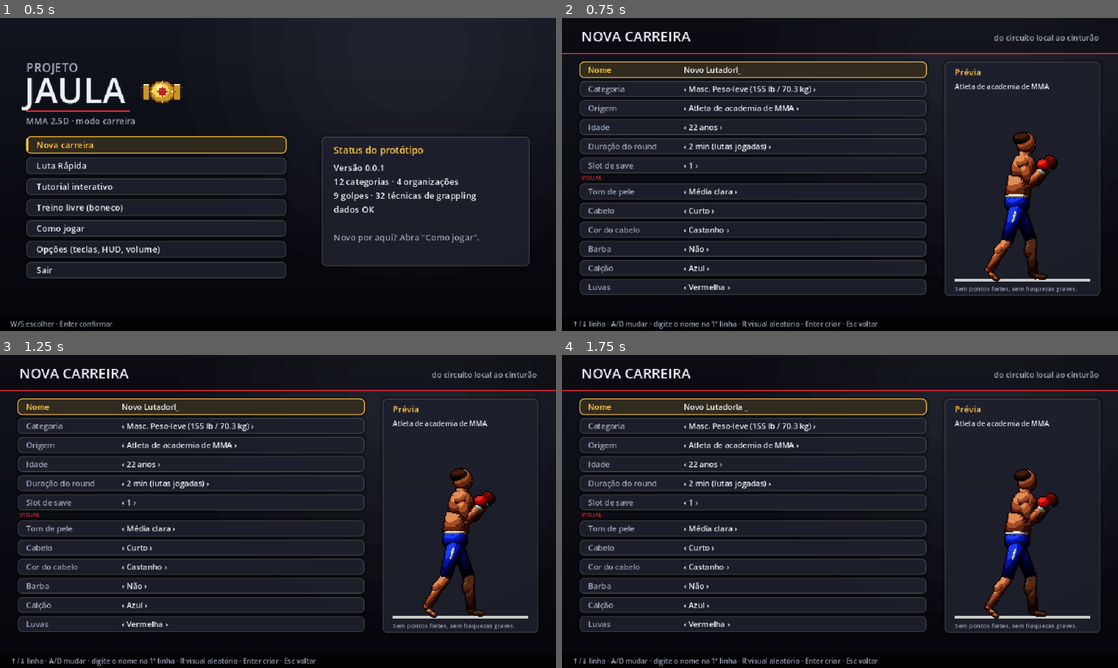
Above: before the commit, frames 1-4 (two rows, left to right).
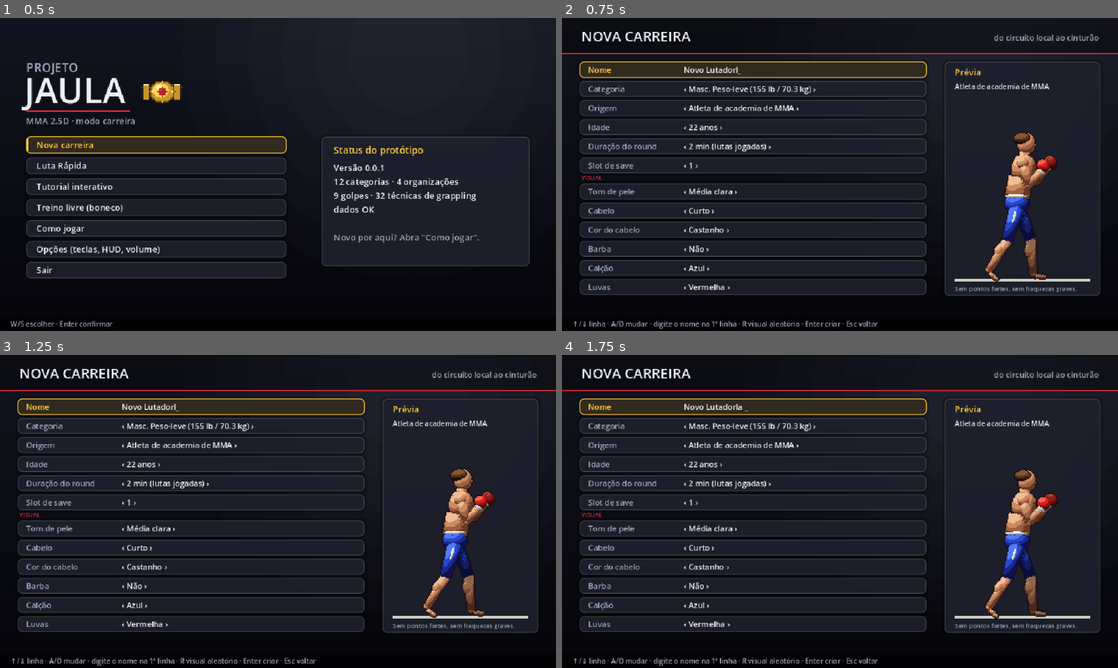
Above: after the commit, the same moments.

Repository: Haikoo1/cage-of-warriors-mma
Game: Godot game, scene res://scenes/main.tscn
Same seed, same stepped clock (60 frames per second), same inputs: the game is played once before the commit and once after it.
Inputs (mouse positions are in pixels of both pictures, inside the frame that each line leads up to):
- Up to frame 1 (0.5 s): no input
- Up to frame 2 (0.75 s): tap Enter at 0.5 s; move the mouse to (962, 158) at 0.52 s; hold Right from 0.53 s (still down); hold Shift (guard) from 0.53 s (still down); tap L (grapple) at 0.6 s; click (962, 158) at 0.67 s
- Up to frame 3 (1.25 s): keep holding Right; keep holding Shift (guard)
- Up to frame 4 (1.75 s): move the mouse to (728, 527) at 1.27 s; release Right at 1.28 s; release Shift (guard) at 1.28 s; hold A (move_back) from 1.28 s (still down); tap Shift (guard) at 1.35 s; tap Space (technique) at 1.55 s

Frame 1 is identical in both runs. In frame 2, 2.0% of the frame differs, in the area x 76-90%, y 36-84%; in frame 3, 2.0%; in frame 4, 2.0%.

Commit message:
Sprites de grappling (clinch, por cima, por baixo) e correção do shader de troca de cor
- Pipeline: poses clinch, ground_top e ground_bottom nos dois biótipos
- Vista: clinch e posições de chão desenhadas com sprites recoloridos (SR segue em greybox)
- Shader: COLOR de entrada já contém a textura (multiplicar de novo escurecia todos os sprites)
  e arrays de vec3 em uniform ficavam desalinhados (calção não trocava de cor); agora vec4
- Captura shot_grapple.gd e teste de regressão do shader; 165 testes passando

Diff:
--- a/assets/shaders/palette_swap.gdshader
+++ b/assets/shaders/palette_swap.gdshader
@@ -1,21 +1,26 @@
-// Troca de paleta das camadas de sprite (criador de visual). As camadas saem do pipeline com cores EXATAS
+// Troca de paleta das camadas de sprite (criador de visual, D-019). As camadas saem do pipeline com cores EXATAS
 // da paleta de origem; cada cor de origem é substituída pela cor escolhida (pele, cabelo, calção, luvas).
+// Atenção (medido na Godot 4.7): em fragment() o COLOR de entrada já é textura × modulate; não multiplicar
+// a textura de novo. vec4 (e não vec3) nos arrays: arrays de vec3 em uniform ficam desalinhados (std140).
 shader_type canvas_item;
 
-uniform vec3 src_colors[40];
-uniform vec3 dst_colors[40];
+uniform vec4 src_colors[40];
+uniform vec4 dst_colors[40];
 uniform int color_count = 0;
 
 void fragment() {
 	vec4 c = texture(TEXTURE, UV);
+	float best = 0.02;
+	vec3 out_rgb = c.rgb;
 	for (int i = 0; i < 40; i++) {
 		if (i >= color_count) {
 			break;
 		}
-		if (distance(c.rgb, src_colors[i]) < 0.02) {
-			c.rgb = dst_colors[i];
-			break;
+		float d = distance(c.rgb, src_colors[i].rgb);
+		if (d < best) {
+			best = d;
+			out_rgb = dst_colors[i].rgb;
 		}
 	}
-	COLOR = c * COLOR;
+	COLOR = vec4(out_rgb, c.a);
 }
--- a/assets/sprites/fighters/f_medium/f_medium.json
+++ b/assets/sprites/fighters/f_medium/f_medium.json
@@ -240,6 +240,18 @@
     "hit_head": {
       "frames": 6,
       "sim_frames": 16
+    },
+    "clinch": {
+      "frames": 9,
+      "sim_frames": 24
+    },
+    "ground_top": {
+      "frames": 9,
+      "sim_frames": 24
+    },
+    "ground_bottom": {
+      "frames": 9,
+      "sim_frames": 24
     }
   }
 }
--- a/assets/sprites/fighters/m_medium/m_medium.json
+++ b/assets/sprites/fighters/m_medium/m_medium.json
@@ -240,6 +240,18 @@
     "hit_head": {
       "frames": 6,
       "sim_frames": 16
+    },
+    "clinch": {
+      "frames": 9,
+      "sim_frames": 24
+    },
+    "ground_top": {
+      "frames": 9,
+      "sim_frames": 24
+    },
+    "ground_bottom": {
+      "frames": 9,
+      "sim_frames": 24
     }
   }
 }
--- a/src/presentation/combat_view/fighter_sprite_node.gd
+++ b/src/presentation/combat_view/fighter_sprite_node.gd
@@ -21,13 +21,8 @@
 	var mat: ShaderMaterial = ShaderMaterial.new()
 	mat.shader = SHADER
 	var pairs: Array = look.palette_pairs(sprites.palette, sprites.far_darken)
-	var src: PackedVector3Array = []
-	var dst: PackedVector3Array = []
-	for k: int in (pairs[0] as PackedColorArray).size():
-		var a: Color = pairs[0][k]
-		var b: Color = pairs[1][k]
-		src.append(Vector3(a.r, a.g, a.b))
-		dst.append(Vector3(b.r, b.g, b.b))
+	var src: PackedColorArray = pairs[0]
+	var dst: PackedColorArray = pairs[1]
 	mat.set_shader_parameter("src_colors", src)
 	mat.set_shader_parameter("dst_colors", dst)
 	mat.set_shader_parameter("color_count", src.size())
--- a/src/presentation/combat_view/greybox_view.gd
+++ b/src/presentation/combat_view/greybox_view.gd
@@ -124,6 +124,9 @@
 	_draw_ellipse(mid, 40.0, 6.0, Color(0, 0, 0, 0.45))
 	var top_i: int = g.top if g.top >= 0 else 0
 	var bottom_i: int = 1 - top_i
+	if use_sprites and _present_grapple_sprites(g, mid, top_i):
+		_label(Vector2(mid.x - 40, mid.y - 150), POSITION_NAMES.get(g.position, ""), Color.WHITE)
+		return
 	var ct: Color = COLORS[top_i]
 	var cb: Color = COLORS[bottom_i]
 	match g.position:
@@ -147,6 +150,36 @@
 	_label(Vector2(mid.x - 40, mid.y - 150), POSITION_NAMES.get(g.position, ""), Color.WHITE)
 	if g.top >= 0:
 		_label(Vector2(mid.x - 40, mid.y - 138), "por cima: %s" % ("JOGADOR" if g.top == 0 else "BONECO"), COLORS[g.top])
+
+
+## Clinch: cada um na própria posição. Chão: quem está por baixo deitado com as pernas para quem está por cima.
+func _present_grapple_sprites(g: CombatGrappling, mid: Vector2, top_i: int) -> bool:
+	if _fighter_nodes.size() != 2:
+		return false
+	var picks: Array = []
+	for i: int in 2:
+		var p: Array = _fighter_nodes[i].sprites.pick_grapple(g.position, i == top_i, sim.frame)
+		if p.is_empty():
+			return false
+		picks.append(p)
+	var bottom_i: int = 1 - top_i
+	var toward_top: float = signf(sim.fighters[top_i].x - sim.fighters[bottom_i].x)
+	if toward_top == 0.0:
+		toward_top = float(sim.fighters[bottom_i].facing)
+	for i: int in 2:
+		var node: FighterSpriteNode = _fighter_nodes[i]
+		var f: FighterCombatState = sim.fighters[i]
+		var base: Vector2 = to_screen(f.x, f.z)
+		var facing: float = float(f.facing)
+		if CombatGrappling.GROUND.has(g.position):
+			base = Vector2(mid.x + (-26.0 if i == bottom_i else 18.0) * toward_top, mid.y)
+			facing = toward_top if i == bottom_i else -toward_top
+		else:
+			base.x -= facing * 7.0  # clinch: cada um um pouco para trás, para ler os dois corpos
+		node.visible = true
+		node.z_index = 12 if i == top_i else 9
+		node.present(base, picks[i], facing, PPM / node.sprites.px_per_m, f.cut)
+	return true
 
 
 func _draw_ellipse(center: Vector2, rx: float, ry: float, color: Color) -> void:
--- a/src/presentation/combat_view/sprite_set.gd
+++ b/src/presentation/combat_view/sprite_set.gd
@@ -102,6 +102,18 @@
 	return [anim, clampi(index, 0, int(frames.get(anim, 1)) - 1)]
 
 
+## Pose do par no grappling. Vazio = posição sem sprite (segue em greybox).
+func pick_grapple(position: StringName, is_top: bool, sim_frame: int) -> Array:
+	var anim: String = ""
+	if position == &"CL" or position == &"CG":
+		anim = "clinch"
+	elif CombatGrappling.GROUND.has(position):
+		anim = "ground_top" if is_top else "ground_bottom"
+	if anim == "" or not textures.has(anim):
+		return []
+	return [anim, (sim_frame / sim_frames_per_sprite) % int(frames.get(anim, 1))]
+
+
 func _progress_frame(anim: String, done: int, total: int) -> int:
 	return int(float(clampi(done, 0, total)) / float(maxi(1, total)) * (int(frames.get(anim, 1)) - 1) + 0.5)
 
--- a/tests/integration/test_sprite_coverage.gd
+++ b/tests/integration/test_sprite_coverage.gd
@@ -51,3 +51,14 @@
 		f.action_frames_left = 5
 		var anim: String = s.pick(f, 0, defs.grapple_technique(case[0]))[0]
 		assert_eq(anim, case[1], String(case[0]))
+
+
+func test_grappling_positions_use_their_own_poses() -> void:
+	for fam: StringName in [&"m_medium", &"f_medium"]:
+		var s: SpriteSet = SpriteSet.for_biotype(fam)
+		assert_eq(s.pick_grapple(&"CL", false, 0)[0], "clinch", "%s clinch" % fam)
+		assert_eq(s.pick_grapple(&"CG", true, 30)[0], "clinch")
+		for pos: StringName in [&"SG", &"SM", &"SL", &"SO", &"SC"]:
+			assert_eq(s.pick_grapple(pos, true, 0)[0], "ground_top", "%s %s por cima" % [fam, pos])
+			assert_eq(s.pick_grapple(pos, false, 0)[0], "ground_bottom", "%s %s por baixo" % [fam, pos])
+		assert_true(s.pick_grapple(&"SR", true, 0).is_empty(), "SR segue em greybox")
--- /dev/null
+++ b/tests/runner/shot_grapple.gd
@@ -0,0 +1,25 @@
+extends SceneTree
+## Captura as poses de grappling (clinch e chão) numa luta IA x IA. Precisa de janela.
+## Uso: godot --path . --resolution 1920x1080 --script res://tests/runner/shot_grapple.gd -- <pasta_saida>
+func _initialize() -> void:
+	var out: String = OS.get_cmdline_user_args()[0] if OS.get_cmdline_user_args().size() > 0 else "user://shots"
+	await process_frame
+	var router: Node = root.get_node("SceneRouter")
+	var defs: Definitions = root.get_node("DataRegistry").get("definitions")
+	var holder: Node = Node.new()
+	root.add_child(holder)
+	router.call("set_screen_root", holder)
+	var cfg: QuickFight.Config = QuickFight.build(defs, 0, 1, 1, false, 0, true, 11)
+	router.call("go_to", &"combat_test", {"quick_fight": cfg})
+	for i: int in 20:
+		await process_frame
+	var screen: Node = holder.get_child(holder.get_child_count() - 1)
+	var sim: CombatSim = screen.get("sim")
+	for pos: StringName in [&"CL", &"SG", &"SM"]:
+		sim.grappling.transition(sim, pos, 0)
+		for i: int in 2:
+			await process_frame
+		var img: Image = root.get_viewport().get_texture().get_image()
+		img.save_png(out.path_join("grapple_%s.png" % pos))
+		print("SHOT ", pos, " ", sim.grappling.position)
+	quit(0)
--- a/tests/unit/fighters/test_appearance.gd
+++ b/tests/unit/fighters/test_appearance.gd
@@ -66,3 +66,11 @@
 	var f: SpriteSet = SpriteSet.for_biotype(&"f_medium")
 	assert_true(f != null, "sprites femininos gerados pelo pipeline")
 	assert_true(SpriteSet.for_biotype(&"f_light") == f, "cache por família")
+
+
+## Regressões medidas com janela (não reproduzíveis em headless): COLOR de entrada já contém a textura
+## (multiplicar de novo escurecia tudo) e arrays de vec3 em uniform ficam desalinhados (troca de cor errada).
+func test_palette_shader_avoids_known_pitfalls() -> void:
+	var code: String = (load("res://assets/shaders/palette_swap.gdshader") as Shader).code
+	assert_false(code.contains("* COLOR"), "não multiplicar a textura duas vezes")
+	assert_false(code.contains("uniform vec3"), "arrays de cor em vec4")
--- a/tools/art_pipeline/last_metrics.json
+++ b/tools/art_pipeline/last_metrics.json
@@ -1,63 +1,145 @@
 {
-  "total_seconds": 72.1,
+  "total_seconds": 169.8,
   "layers": 5,
   "biotypes": {
+    "m_medium": {
+      "guard": {
+        "sprite_frames": 11,
+        "seconds": 5.76
+      },
+      "walk": {
+        "sprite_frames": 9,
+        "seconds": 4.26
+      },
+      "jab": {
+        "sprite_frames": 7,
+        "seconds": 3.29
+      },
+      "cross": {
+        "sprite_frames": 9,
+        "seconds": 4.19
+      },
+      "lead_hook": {
+        "sprite_frames": 11,
+        "seconds": 5.11
+      },
+      "uppercut": {
+        "sprite_frames": 11,
+        "seconds": 5.12
+      },
+      "low_kick": {
+        "sprite_frames": 12,
+        "seconds": 5.54
+      },
+      "body_kick": {
+        "sprite_frames": 15,
+        "seconds": 6.99
+      },
+      "high_kick": {
+        "sprite_frames": 17,
+        "seconds": 7.88
+      },
+      "teep": {
+        "sprite_frames": 11,
+        "seconds": 5.05
+      },
+      "calf_kick": {
+        "sprite_frames": 9,
+        "seconds": 4.18
+      },
+      "double_leg": {
+        "sprite_frames": 10,
+        "seconds": 4.63
+      },
+      "slip": {
+        "sprite_frames": 5,
+        "seconds": 2.33
+      },
+      "duck": {
+        "sprite_frames": 5,
+        "seconds": 2.33
+      },
+      "pull": {
+        "sprite_frames": 5,
+        "seconds": 2.32
+      },
+      "down": {
+        "sprite_frames": 2,
+        "seconds": 0.93
+      },
+      "hit_head": {
+        "sprite_frames": 6,
+        "seconds": 2.77
+      },
+      "clinch": {
+        "sprite_frames": 9,
+        "seconds": 4.16
+      },
+      "ground_top": {
+        "sprite_frames": 9,
+        "seconds": 4.16
+      },
+      "ground_bottom": {
+        "sprite_frames": 9,
+        "seconds": 4.18
+      }
+    },
     "f_medium": {
       "guard": {
         "sprite_frames": 11,
-        "seconds": 5.72
+        "seconds": 5.07
       },
       "walk": {
         "sprite_frames": 9,
-        "seconds": 4.21
+        "seconds": 4.15
       },
       "jab": {
         "sprite_frames": 7,
-        "seconds": 3.23
+        "seconds": 3.25
       },
       "cross": {
         "sprite_frames": 9,
-        "seconds": 4.13
+        "seconds": 4.15
       },
       "lead_hook": {
         "sprite_frames": 11,
-        "seconds": 5.02
+        "seconds": 5.11
       },
       "uppercut": {
         "sprite_frames": 11,
-        "seconds": 5.03
+        "seconds": 5.06
       },
       "low_kick": {
         "sprite_frames": 12,
-        "seconds": 5.5
+        "seconds": 5.55
       },
       "body_kick": {
         "sprite_frames": 15,
-        "seconds": 6.85
+        "seconds": 6.93
       },
       "high_kick": {
         "sprite_frames": 17,
-        "seconds": 7.82
+        "seconds": 7.84
       },
       "teep": {
         "sprite_frames": 11,
-        "seconds": 5.04
+        "seconds": 5.09
       },
       "calf_kick": {
         "sprite_frames": 9,
-        "seconds": 4.1
+        "seconds": 4.14
       },
       "double_leg": {
         "sprite_frames": 10,
-        "seconds": 4.57
+        "seconds": 4.6
       },
       "slip": {
         "sprite_frames": 5,
-        "seconds": 2.3
+        "seconds": 2.31
       },
       "duck": {
         "sprite_frames": 5,
-        "seconds": 2.28
+        "seconds": 2.32
       },
       "pull": {
         "sprite_frames": 5,
@@ -65,11 +147,23 @@
       },
       "down": {
         "sprite_frames": 2,
-        "seconds": 0.92
+        "seconds": 0.93
       },
       "hit_head": {
         "sprite_frames": 6,
         "seconds": 2.76
+      },
+      "clinch": {
+        "sprite_frames": 9,
+        "seconds": 4.15
+      },
+      "ground_top": {
+        "sprite_frames": 9,
+        "seconds": 4.14
+      },
+      "ground_bottom": {
+        "sprite_frames": 9,
+        "seconds": 4.16
       }
     }
   },
Binary file added: assets/sprites/fighters/f_medium/clinch.png
Not shown, added: assets/sprites/fighters/f_medium/clinch.png.import
Binary file added: assets/sprites/fighters/f_medium/clinch__beard.png
Not shown, added: assets/sprites/fighters/f_medium/clinch__beard.png.import
Binary file added: assets/sprites/fighters/f_medium/clinch__hair1.png
Not shown, added: assets/sprites/fighters/f_medium/clinch__hair1.png.import
Binary file added: assets/sprites/fighters/f_medium/clinch__hair2.png
Not shown, added: assets/sprites/fighters/f_medium/clinch__hair2.png.import
Binary file added: assets/sprites/fighters/f_medium/clinch__hair3.png
Not shown, added: assets/sprites/fighters/f_medium/clinch__hair3.png.import
Binary file added: assets/sprites/fighters/f_medium/ground_bottom.png
Not shown, added: assets/sprites/fighters/f_medium/ground_bottom.png.import
(and 54 more such lines)
